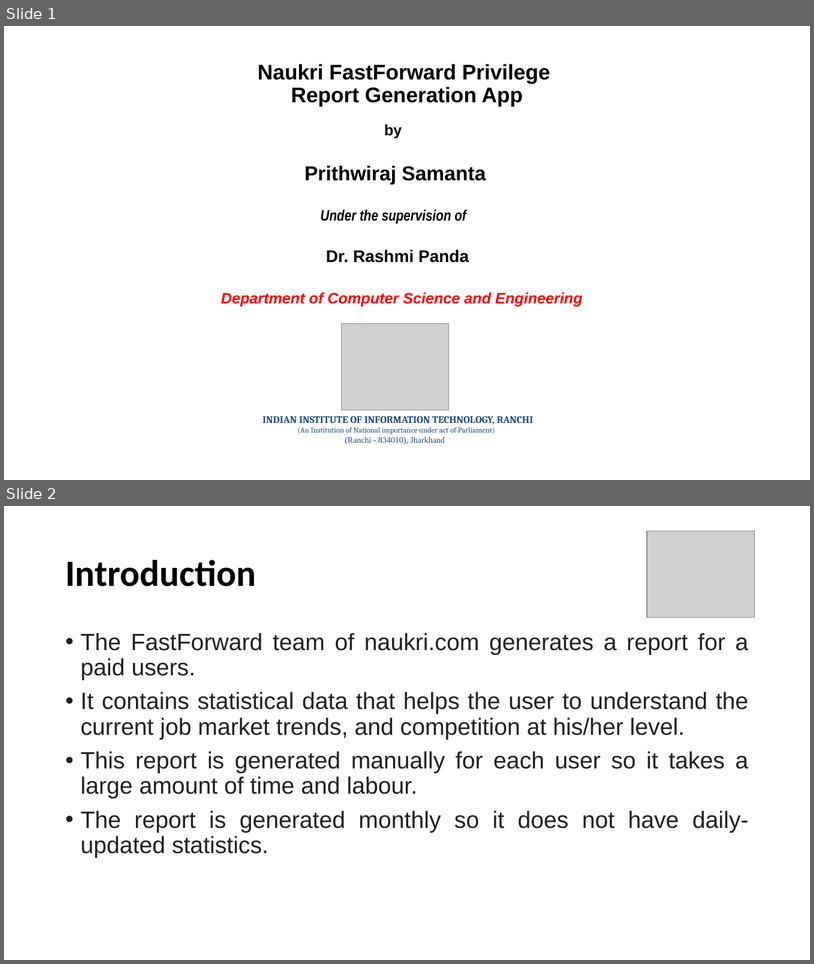
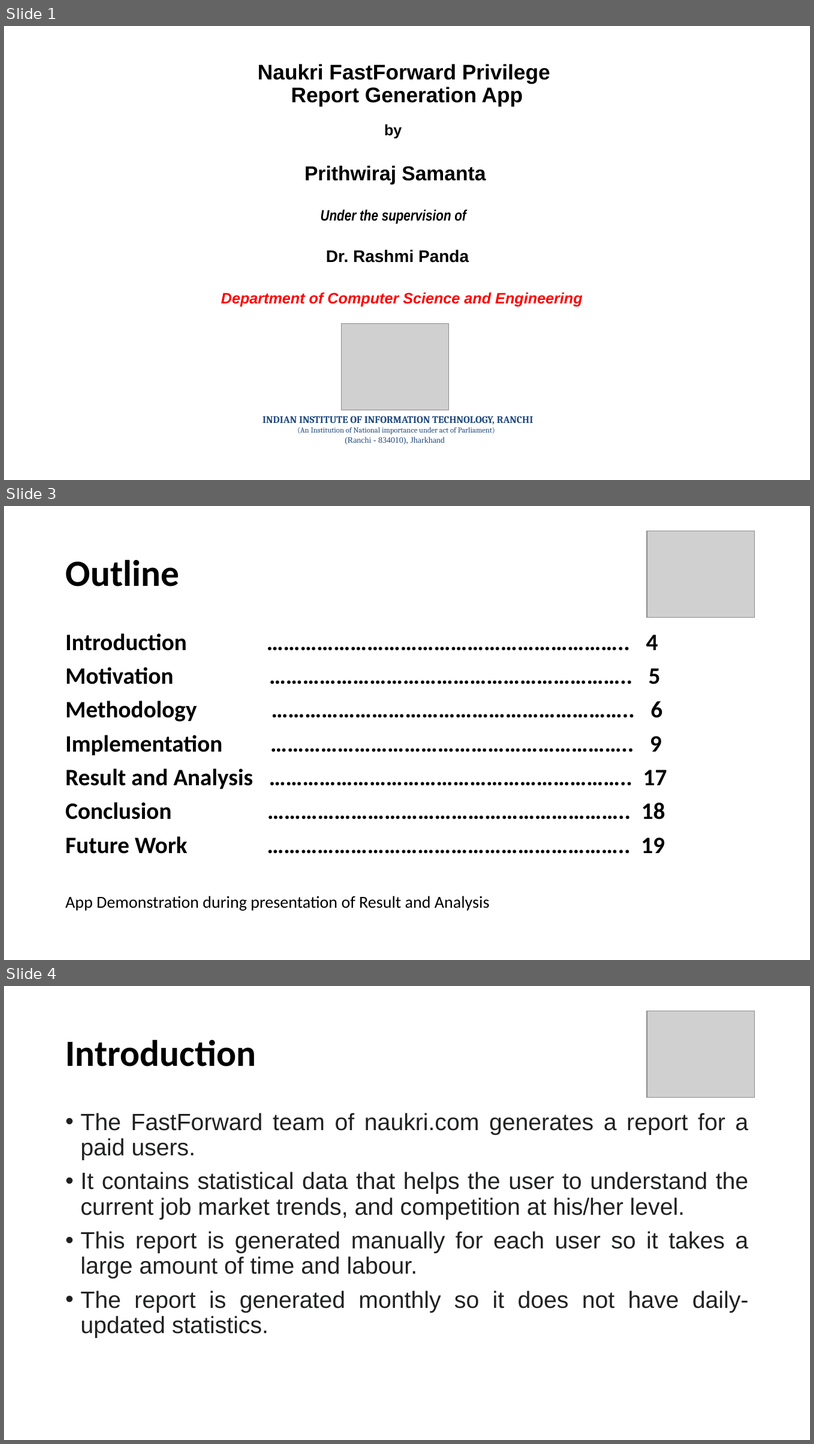
Before and after one commit to prskid1000/Fake-News, a slide deck: Internship.pptx. Shown one above the other, each under a label of ours: slides 1 and 2 before the commit, slides 1, 3 and 4 after it; the slides between them are not shown. The pictures are 814x964 and 814x1444 pixels, drawn with LibreOffice and Linux fonts; fonts in the diff are those of the drawing; grey boxes stand for pictures. Boxes give left, top, right and bottom in pixels: in the first picture for what was removed or moved away, otherwise in the second. Text is boxed around its words. In the diff, an @@ line names an element or a change of style, - is before the commit and + after.

```diff
--- a/Internship.pptx
+++ b/Internship.pptx
@@ slide 3 added at <box>4,506,810,960</box>, background #FFFFFF @@
@@ picture added at <box>648,531,755,618</box> @@
@@ title added at <box>65,559,179,586</box>, 44 pt, text #000000, bold @@
+Outline
@@ text added at <box>65,633,668,910</box>, 28 pt, text #000000, bold @@
+Introduction ……………………………………………………….. 4
+Motivation ……………………………………………………….. 5
+Methodology ……………………………………………………….. 6
+Implementation ……………………………………………………….. 9
+Result and Analysis ……………………………………………………….. 17
+Conclusion ……………………………………………………….. 18
+Future Work ……………………………………………………….. 19
+App Demonstration during presentation of Result and Analysis
@@ what was slide 2 is now slide 4 @@
```
Also in this commit, not shown: 2 slides changed, 8 other slides added, 10 other files.
